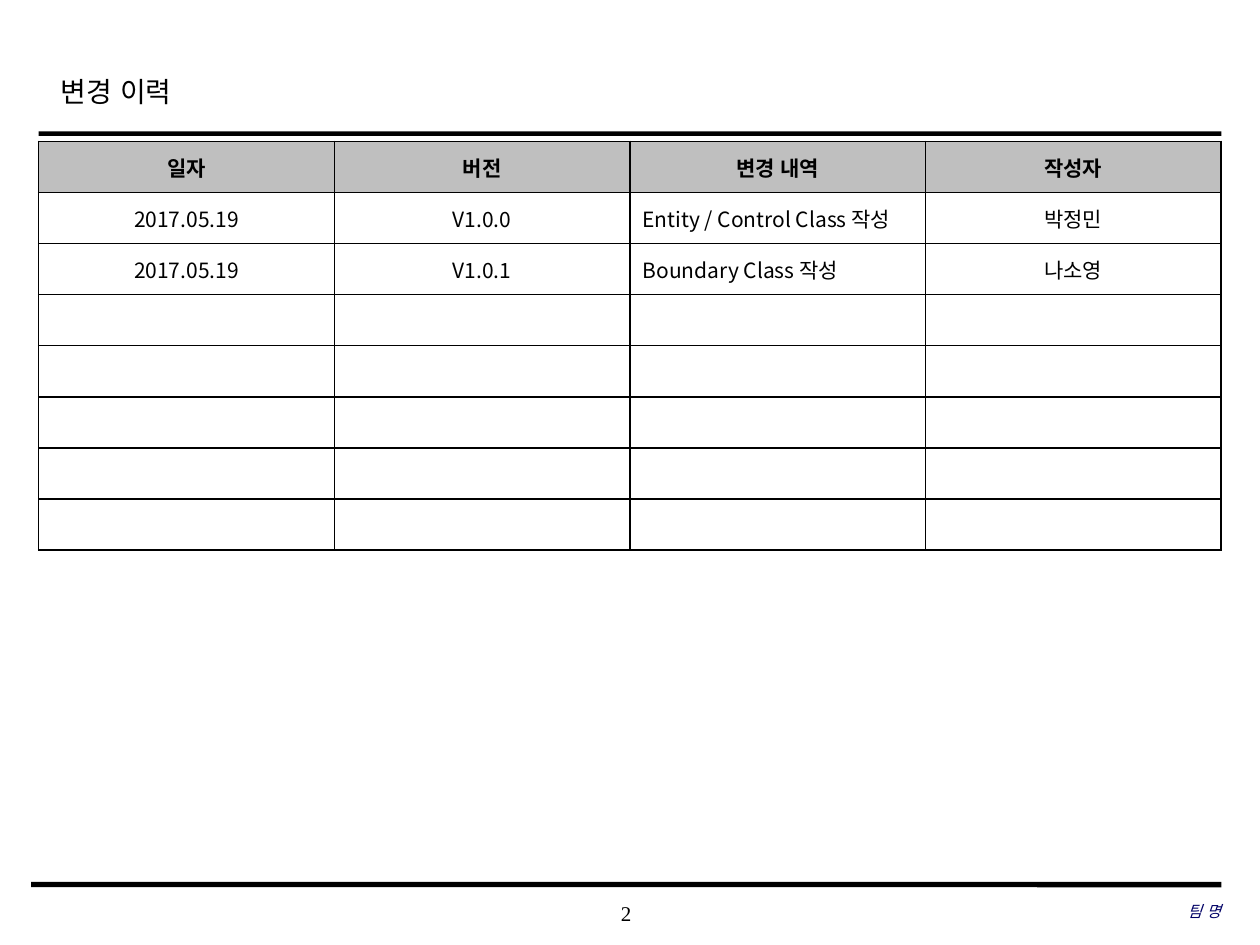
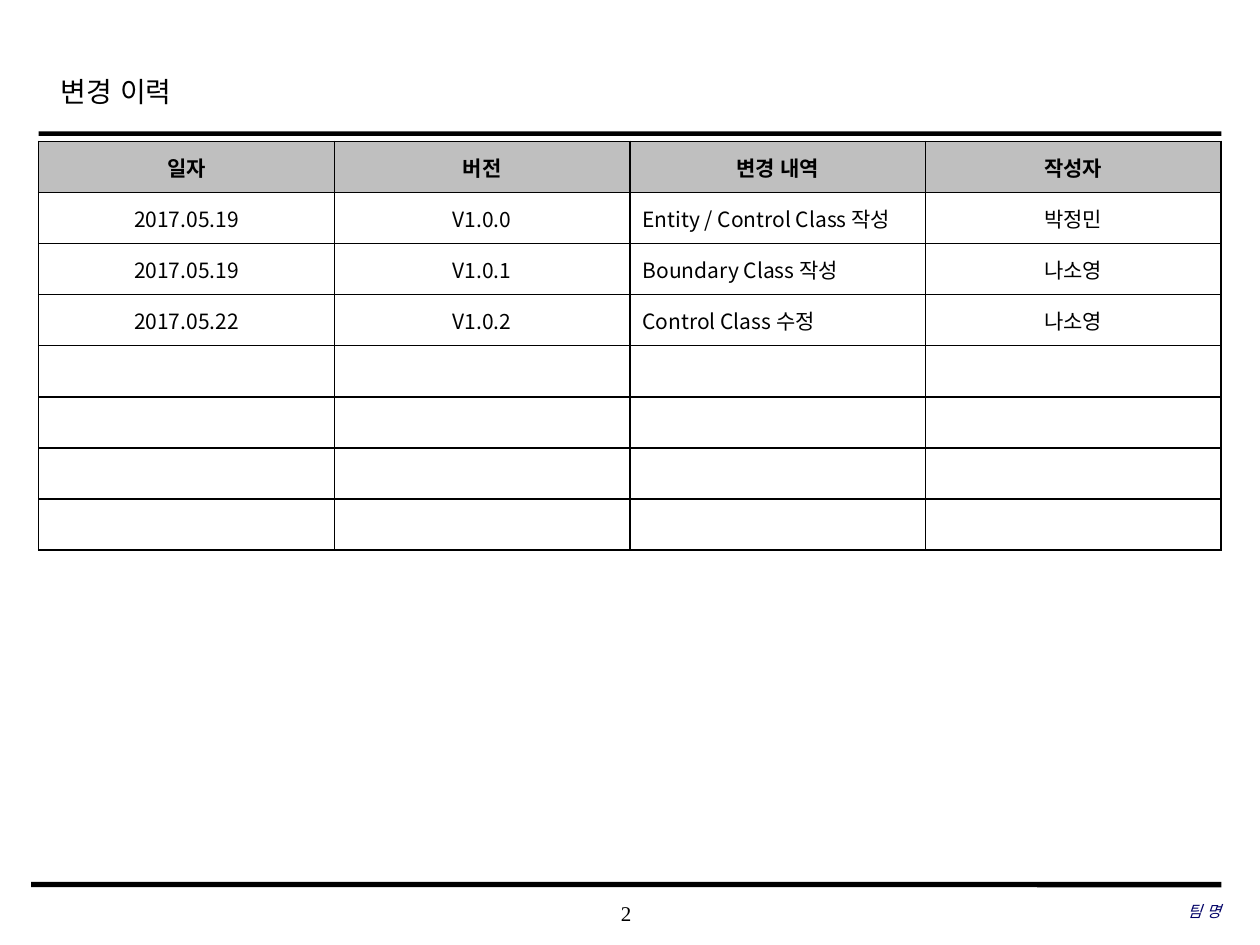
Before and after one commit to coskdms/SE2017_10_TenoutofTen, a slide deck: slide 2 of doc/3_ 설계서/Class Design.pptx. Drawn at 1260x945 pixels with LibreOffice and Linux fonts; fonts in the diff are those of the drawing; background and template pictures are left out. Boxes give left, top, right and bottom in pixels: in the first picture for what was removed or moved away, otherwise in the second. Text is boxed around its words. In the diff, an @@ line names an element or a change of style, - is before the commit and + after.

Commit message:
#866 새기능 신규 높음 2017.05.22 클래스 디자인 - Control Class 수정

```diff
--- a/doc/3_ 설계서/Class Design.pptx
+++ b/doc/3_ 설계서/Class Design.pptx
@@ table at (x1=39, y1=141, x2=1223, y2=549) @@
+row 4: 2017.05.22 | V1.0.2 | Control Class 수정 | 나소영
-row 8:  |  |  | 
```
Also in this commit, not shown: 3 other slides changed, 1 slide added.
